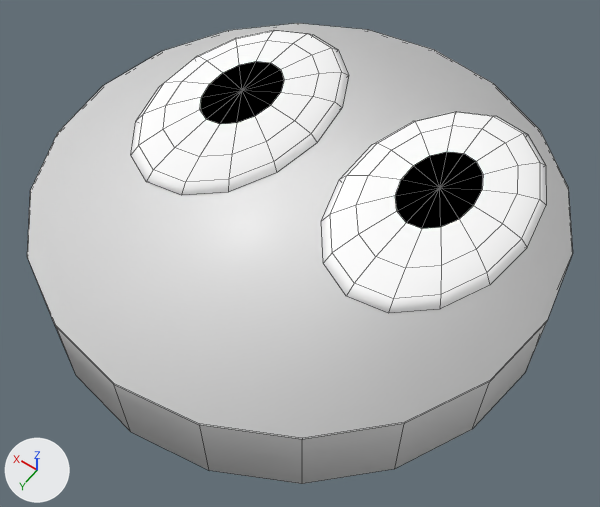
The Blender file Assets/Models/Ball.blend, before and after one commit.
One viewpoint serves both versions: a camera (50 mm lens) standing at (-1.57, 2.19, 3.17) and looking at (-0.1, 0.14, -0.06). Lighting does not change. The marker at lower left points along +X, +Y and +Z. Mesh edges are drawn as thin lines.
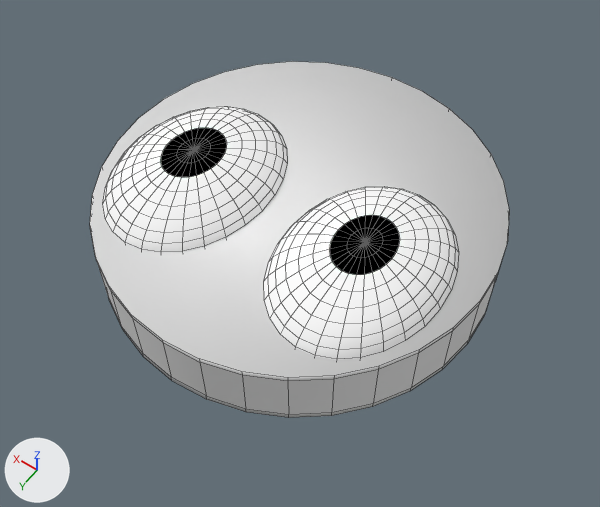
Commit message: New ball that blinks

What differs and where, as boxes [x1, y1, x2, y2] in the pictures (600 x 507 px):
'Base', deleted: before [27, 23, 573, 484]
'Cylinder', added: after [90, 61, 509, 418]
'Sphere', reshaped, moved, rescaled (13% narrower, 14% shorter): before [321, 111, 546, 313]; after [264, 186, 459, 360]
'Sphere.001', reshaped, moved, rescaled (not visible afterwards): before [131, 30, 349, 196]
'Sphere.003', added: after [103, 106, 287, 253]
    faces in mat_eyes (white #ffffff): [103, 106, 287, 253]
    faces in mat_pupil (black #000000): [161, 128, 227, 178]

What changed in the scene script:
```text
Change me_sphere:
    used by ob_sphere; location = (-0.577, -0.304, 0.223); scale = (0.466, 0.7, 0.104)
    remove me_sphere.from_pydata(...)  # 107 vertices, 120 faces; spans x -1.0..0.98, y -0.99..0.99, z -1.0..1.0
    add me_sphere.from_pydata(...)  # 478 vertices, 504 faces; spans x -0.5..0.5, y -0.5..0.5, z -0.5..0.5
    me_sphere part 2: 107 vertices removed from x -1.0..0.98, y -0.99..0.99, z -1.0..1.0; 478 vertices added at x -0.5..0.5, y -0.5..0.5, z -0.5..0.5, forming a UV sphere (28 segments, 18 rings, poles along z)
Change me_sphere_003:
    used by ob_sphere_001; location = (0.577, -0.304, 0.223); scale = (0.466, 0.7, 0.104)
    remove me_sphere_003.from_pydata(...)  # 107 vertices, 120 faces; spans x -1.0..0.98, y -0.99..0.99, z -1.0..1.0
    remove me_sphere_003.materials.append(mat_eyes)  # white #ffffff
    remove me_sphere_003.materials.append(mat_pupil)  # black #000000
    add me_sphere_003.from_pydata(...)  # 506 vertices, 532 faces; spans x -0.5..0.5, y -0.5..0.5, z -0.5..0.0
    me_sphere_003 part 1: 107 vertices removed from x -1.0..0.98, y -0.99..0.99, z -1.0..1.0; 506 vertices added at x -0.5..0.5, y -0.5..0.5, z -0.5..0.0
Add me_sphere_004:
    me_sphere_004.from_pydata(...)  # 478 vertices, 504 faces; spans x -0.5..0.5, y -0.5..0.5, z -0.5..0.5
    me_sphere_004.polygons.foreach_set('use_smooth', [True] * 504)
    # faces by material slot: [448, 56]
    me_sphere_004.materials.append(mat_eyes)  # white #ffffff
    me_sphere_004.materials.append(mat_pupil)  # black #000000
Add me_cylinder_1:
    me_cylinder_1.from_pydata(...)  # 132 vertices, 101 faces; spans x -1.0..1.0, y -1.0..1.0, z -0.18..0.18
    me_cylinder_1.polygons.foreach_set('use_smooth', [True] * 101)
Change ob_sphere:
    ob_sphere.location: (-0.577, -0.304, 0.223) -> (-0.482, 0.19, 0.145)
    ob_sphere.scale: (0.466, 0.7, 0.104) -> (0.809, 1.05, 0.422)
Change ob_sphere_001:
    ob_sphere_001.location: (0.577, -0.304, 0.223) -> (-0.482, 0.19, 0.145)
    ob_sphere_001.scale: (0.466, 0.7, 0.104) -> (0.837, 1.08, 0.437)
Remove ob_base:
    ob_base = bpy.data.objects.new('Base', me_cylinder)
    ob_base.location = (0.0, 0.0, 0.0)
    ob_base.scale = (1.0, 1.0, 1.28)
Add ob_sphere_003:
    ob_sphere_003 = bpy.data.objects.new('Sphere.003', me_sphere_004)
    ob_sphere_003.location = (0.482, 0.19, 0.145)
    ob_sphere_003.scale = (0.809, 1.05, 0.422)
Add ob_cylinder:
    ob_cylinder = bpy.data.objects.new('Cylinder', me_cylinder_1)
    ob_cylinder.location = (0.0, 0.0, 0.0)
```
